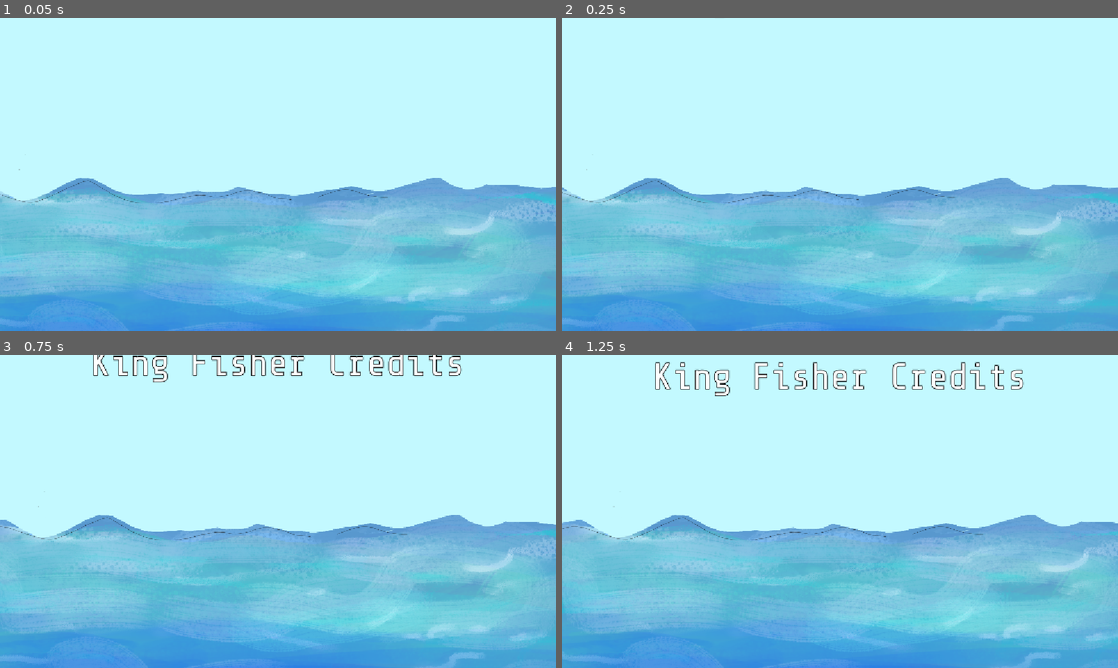
Above: before the commit, frames 1-4 (two rows, left to right).
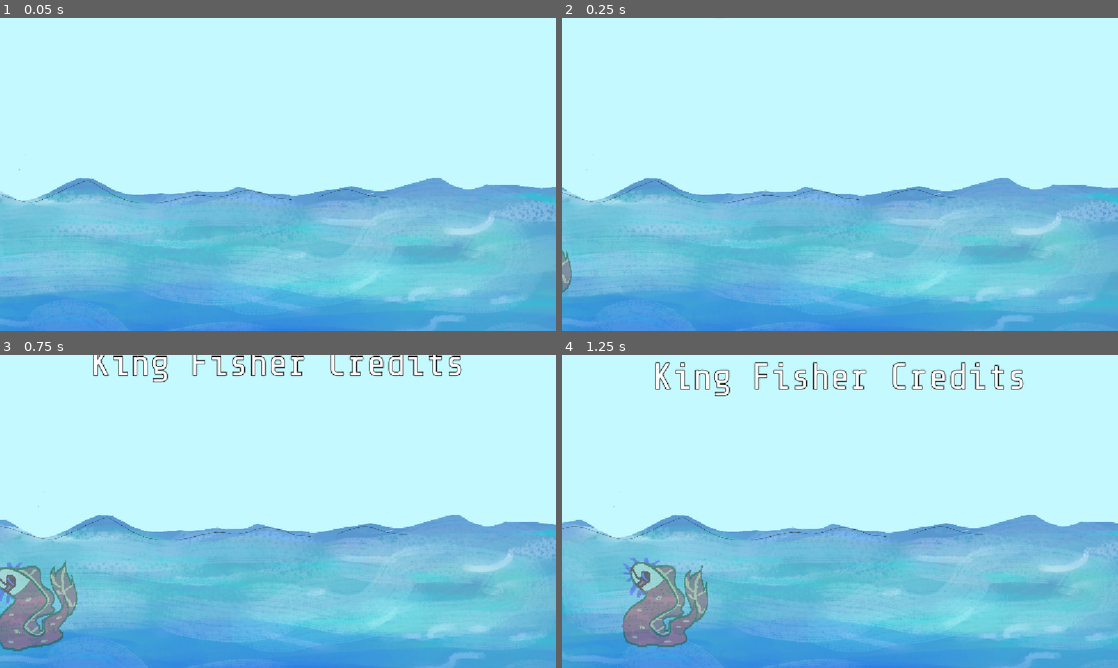
Above: after the commit, the same moments.

Repository: gmuGADIG/King-Fisher
Game: Godot game, scene res://ui/credits/credits.tscn
Same seed, same stepped clock (60 frames per second), same inputs: the game is played once before the commit and once after it. This scene is started directly instead of the project's main scene. The engine's default icon, where the game draws it, is replaced by a stand-in: a white triangle on a blue panel in a dark square. Sound files missing from this copy of the repository are replaced by a short silence.
Inputs (mouse positions are in pixels of both pictures, inside the frame that each line leads up to):
- Up to frame 1 (0.05 s): no input
- Up to frame 2 (0.25 s): no input
- Up to frame 3 (0.75 s): tap Enter (test1) at 0.5 s; move the mouse to (400, 495) at 0.52 s; hold Right from 0.53 s (still down); hold = (add_fish) from 0.53 s (still down); click (400, 495) at 0.67 s
- Up to frame 4 (1.25 s): keep holding Right; keep holding = (add_fish); tap Space (jump) at 0.77 s

Frame 1 is identical in both runs. In frame 2, 0.2% of the frame differs, in the area x 0-2%, y 74-88%; in frame 3, 3.0%; in frame 4, 3.1%, in the area x 10-27%, y 64-94%.

Commit message:
Fish Swim across bottom

Diff:
--- a/ui/credits/credits.gd
+++ b/ui/credits/credits.gd
@@ -58,6 +58,7 @@
 func _on_credits_timer_timeout() -> void:
 	print("AAA")
 	generate_next_credits_group()
+	$Fish.play_animation()
 
 
 
@@ -121,3 +122,8 @@
 	new_credit_text.label.text = credit_data.text
 	new_credit_text.label.add_theme_font_size_override("font_size",credit_data.get_font_size())
 	return new_credit_text
+
+
+func _on_letter_killer_body_exited(body: Node2D) -> void:
+	if body is LetterRigid:
+		body.queue_free()
--- a/ui/credits/credits.tscn
+++ b/ui/credits/credits.tscn
@@ -3,24 +3,221 @@
 [ext_resource type="Script" uid="uid://dt4ctryx0tnjv" path="res://ui/credits/credits.gd" id="2_2n5wy"]
 [ext_resource type="Texture2D" uid="uid://cgmnrkikdntxe" path="res://ui/main_menu/water.png" id="3_nnsry"]
 [ext_resource type="Texture2D" uid="uid://b6n11x0s76aku" path="res://ui/main_menu/water_mask.png" id="3_rqgi2"]
+[ext_resource type="Script" uid="uid://bsxh1ygocmur4" path="res://ui/credits/credits_fish.gd" id="5_cva3t"]
 [ext_resource type="PackedScene" uid="uid://bqbkr71lpmjur" path="res://ui/credits/credits_text.tscn" id="5_sunqn"]
+[ext_resource type="Texture2D" uid="uid://c4qlso8ydaqiw" path="res://fish/sprites/fish_with_legs.png" id="5_xwmn8"]
+[ext_resource type="Texture2D" uid="uid://oteep0k5625r" path="res://fish/sprites/angel_devil_fish.png" id="6_f3hvk"]
+[ext_resource type="Texture2D" uid="uid://cqn3l6kuh6pd5" path="res://fish/sprites/angle_r_fish.png" id="7_l2ser"]
+[ext_resource type="Texture2D" uid="uid://d3liw2xyaylh0" path="res://fish/sprites/bassilisk.png" id="8_hw7ch"]
+[ext_resource type="Texture2D" uid="uid://cn5jbi0l62nkx" path="res://fish/sprites/british_fish.png" id="9_rjkmi"]
+[ext_resource type="Texture2D" uid="uid://b4rohad6umqaw" path="res://fish/sprites/ceo_fish.png" id="10_e0q28"]
+[ext_resource type="Texture2D" uid="uid://cl0a24dcpl2sj" path="res://fish/sprites/emo_bass_fish.png" id="11_vd17t"]
+[ext_resource type="Texture2D" uid="uid://tm0h3rinwtna" path="res://fish/sprites/fish_seven.png" id="12_hiqgi"]
+[ext_resource type="Texture2D" uid="uid://cibo6ot84lbhy" path="res://fish/sprites/gold_fish.png" id="14_s0dn7"]
+[ext_resource type="Texture2D" uid="uid://boovw47fllxou" path="res://fish/sprites/lovers_fish.png" id="15_kaf7g"]
+[ext_resource type="Texture2D" uid="uid://cfvrqvxkee5e8" path="res://fish/sprites/man_o_war_fish.png" id="16_vawuj"]
+[ext_resource type="Texture2D" uid="uid://byhye7monr5cd" path="res://fish/sprites/moai_fish.png" id="17_sfjjl"]
+[ext_resource type="Texture2D" uid="uid://cnvc1vghj8m3c" path="res://fish/sprites/oh_my_cod.png" id="18_66dae"]
+[ext_resource type="Texture2D" uid="uid://dw7juwgm2naml" path="res://fish/sprites/patchwork_fish.png" id="19_os0pm"]
+[ext_resource type="Texture2D" uid="uid://dw2uts6pt27go" path="res://fish/sprites/performative_fish.png" id="20_oemtj"]
+[ext_resource type="Texture2D" uid="uid://b1qeg6yysxa10" path="res://fish/sprites/phishing_scam_fish.png" id="21_ocunf"]
+[ext_resource type="Texture2D" uid="uid://cv88mg5v4x720" path="res://fish/sprites/please_I_need_fish.png" id="22_vvfsr"]
+[ext_resource type="Texture2D" uid="uid://jkjmeo42kibj" path="res://fish/sprites/Sardines.png" id="23_qltlo"]
+[ext_resource type="Texture2D" uid="uid://ck3bm1irl43x2" path="res://fish/sprites/sasha_splash.png" id="24_kgj74"]
+[ext_resource type="Texture2D" uid="uid://c8okmb1osxprx" path="res://fish/sprites/shrimp_tempura_fish.png" id="25_to6bt"]
+[ext_resource type="Texture2D" uid="uid://buwht7m5hgjwk" path="res://fish/sprites/star_fish.png" id="26_v25wm"]
+[ext_resource type="Texture2D" uid="uid://bn1dbb1dcyhgq" path="res://fish/sprites/steven.png" id="27_hlhn3"]
+[ext_resource type="Texture2D" uid="uid://l0c300xxuqd7" path="res://fish/sprites/taiyaki_fish.png" id="28_nn4yr"]
+[ext_resource type="Texture2D" uid="uid://b3bw8cnuhe0cd" path="res://fish/sprites/the_quote_on_quote_fish_small.png" id="29_f3hvk"]
+[ext_resource type="Texture2D" uid="uid://cr2p50dgdofth" path="res://fish/sprites/thrasher_shark.png" id="30_httng"]
+[ext_resource type="Texture2D" uid="uid://cpyyr1mdaaplu" path="res://fish/sprites/trash_fish.png" id="31_6porp"]
+[ext_resource type="Texture2D" uid="uid://b7h3t6blafw7u" path="res://fish/sprites/your_name_fish.png" id="32_4bi7s"]
+[ext_resource type="Texture2D" uid="uid://dpvq5dvnt3ggo" path="res://fish/sprites/yuri_fish.png" id="33_hwh0u"]
+
+[sub_resource type="RectangleShape2D" id="RectangleShape2D_nnsry"]
+size = Vector2(1584, 352)
+
+[sub_resource type="RectangleShape2D" id="RectangleShape2D_rqgi2"]
+size = Vector2(1776, 1024)
+
+[sub_resource type="RectangleShape2D" id="RectangleShape2D_f3hvk"]
+size = Vector2(352, 408)
 
 [sub_resource type="Animation" id="Animation_ydyd3"]
 length = 0.001
-
-[sub_resource type="Animation" id="Animation_2n5wy"]
-resource_name = "credits"
-length = 30.0
-step = 30.0
+tracks/0/type = "value"
+tracks/0/imported = false
+tracks/0/enabled = true
+tracks/0/path = NodePath("Fish/Fish1:position:x")
+tracks/0/interp = 1
+tracks/0/loop_wrap = true
+tracks/0/keys = {
+"times": PackedFloat32Array(0),
+"transitions": PackedFloat32Array(1),
+"update": 1,
+"values": [912.0]
+}
+tracks/1/type = "value"
+tracks/1/imported = false
+tracks/1/enabled = true
+tracks/1/path = NodePath("Fish/Fish1:position:y")
+tracks/1/interp = 1
+tracks/1/loop_wrap = true
+tracks/1/keys = {
+"times": PackedFloat32Array(0),
+"transitions": PackedFloat32Array(1),
+"update": 1,
+"values": [200.0]
+}
+tracks/2/type = "value"
+tracks/2/imported = false
+tracks/2/enabled = true
+tracks/2/path = NodePath("Fish/Fish1:rotation")
+tracks/2/interp = 1
+tracks/2/loop_wrap = true
+tracks/2/keys = {
+"times": PackedFloat32Array(0),
+"transitions": PackedFloat32Array(1),
+"update": 0,
+"values": [0.0]
+}
+tracks/3/type = "value"
+tracks/3/imported = false
+tracks/3/enabled = true
+tracks/3/path = NodePath("Fish/Fish1:scale")
+tracks/3/interp = 1
+tracks/3/loop_wrap = true
+tracks/3/keys = {
+"times": PackedFloat32Array(0),
+"transitions": PackedFloat32Array(1),
+"update": 0,
+"values": [Vector2(0.5, 0.5)]
+}
+tracks/4/type = "value"
+tracks/4/imported = false
+tracks/4/enabled = true
+tracks/4/path = NodePath("Fish/Fish1:scale:x")
+tracks/4/interp = 1
+tracks/4/loop_wrap = true
+tracks/4/keys = {
+"times": PackedFloat32Array(0),
+"transitions": PackedFloat32Array(1),
+"update": 1,
+"values": [-0.5]
+}
+
+[sub_resource type="Animation" id="Animation_2d0lf"]
+resource_name = "fish_1"
+length = 5.0
+step = 0.5
+tracks/0/type = "value"
+tracks/0/imported = false
+tracks/0/enabled = true
+tracks/0/path = NodePath("Fish/Fish1:position:x")
+tracks/0/interp = 1
+tracks/0/loop_wrap = true
+tracks/0/keys = {
+"times": PackedFloat32Array(0, 5),
+"transitions": PackedFloat32Array(1, 1),
+"update": 0,
+"values": [912.0, -944.0]
+}
+tracks/1/type = "value"
+tracks/1/imported = false
+tracks/1/enabled = true
+tracks/1/path = NodePath("Fish/Fish1:position:y")
+tracks/1/interp = 2
+tracks/1/loop_wrap = true
+tracks/1/keys = {
+"times": PackedFloat32Array(0, 1, 2, 3, 4, 5),
+"transitions": PackedFloat32Array(1, 1, 1, 1, 1, 1),
+"update": 0,
+"values": [250.0, 300.0, 250.0, 300.0, 250.0, 300.0]
+}
+tracks/2/type = "value"
+tracks/2/imported = false
+tracks/2/enabled = true
+tracks/2/path = NodePath("Fish/Fish1:rotation")
+tracks/2/interp = 1
+tracks/2/loop_wrap = true
+tracks/2/keys = {
+"times": PackedFloat32Array(0, 0.5, 1, 1.5, 2, 2.5, 3, 3.5, 4, 4.5, 5),
+"transitions": PackedFloat32Array(1, 1, 1, 1, 1, 1, 1, 1, 1, 1, 1),
+"update": 0,
+"values": [0.0, -0.17453292519943295, 0.0, 0.17453292519943295, 0.0, -0.17453292519943295, 0.0, 0.17453292519943295, 0.0, -0.17453292519943295, 0.0]
+}
+tracks/3/type = "value"
+tracks/3/imported = false
+tracks/3/enabled = true
+tracks/3/path = NodePath("Fish/Fish1:scale:x")
+tracks/3/interp = 1
+tracks/3/loop_wrap = true
+tracks/3/keys = {
+"times": PackedFloat32Array(0),
+"transitions": PackedFloat32Array(1),
+"update": 1,
+"values": [0.5]
+}
+
+[sub_resource type="Animation" id="Animation_f3hvk"]
+resource_name = "fish_2"
+length = 5.0
+step = 0.5
+tracks/0/type = "value"
+tracks/0/imported = false
+tracks/0/enabled = true
+tracks/0/path = NodePath("Fish/Fish1:position:x")
+tracks/0/interp = 1
+tracks/0/loop_wrap = true
+tracks/0/keys = {
+"times": PackedFloat32Array(0, 5),
+"transitions": PackedFloat32Array(1, 1),
+"update": 0,
+"values": [-944.0, 912.0]
+}
+tracks/1/type = "value"
+tracks/1/imported = false
+tracks/1/enabled = true
+tracks/1/path = NodePath("Fish/Fish1:position:y")
+tracks/1/interp = 2
+tracks/1/loop_wrap = true
+tracks/1/keys = {
+"times": PackedFloat32Array(0, 1, 2, 3, 4, 5),
+"transitions": PackedFloat32Array(1, 1, 1, 1, 1, 1),
+"update": 0,
+"values": [300.0, 250.0, 300.0, 250.0, 300.0, 250.0]
+}
+tracks/2/type = "value"
+tracks/2/imported = false
+tracks/2/enabled = true
+tracks/2/path = NodePath("Fish/Fish1:rotation")
+tracks/2/interp = 1
+tracks/2/loop_wrap = true
+tracks/2/keys = {
+"times": PackedFloat32Array(0, 0.5, 1, 1.5, 2, 2.5, 3, 3.5, 4, 4.5, 5),
+"transitions": PackedFloat32Array(1, 1, 1, 1, 1, 1, 1, 1, 1, 1, 1),
+"update": 0,
+"values": [0.0, -0.17453292519943295, 0.0, 0.17453292519943295, 0.0, -0.17453292519943295, 0.0, 0.17453292519943295, 0.0, -0.17453292519943295, 0.0]
+}
+tracks/3/type = "value"
+tracks/3/imported = false
+tracks/3/enabled = true
+tracks/3/path = NodePath("Fish/Fish1:scale")
+tracks/3/interp = 1
+tracks/3/loop_wrap = true
+tracks/3/keys = {
+"times": PackedFloat32Array(0),
+"transitions": PackedFloat32Array(1),
+"update": 0,
+"values": [Vector2(-0.5, 0.5)]
+}
 
 [sub_resource type="AnimationLibrary" id="AnimationLibrary_nnsry"]
 _data = {
 &"RESET": SubResource("Animation_ydyd3"),
-&"credits": SubResource("Animation_2n5wy")
-}
-
-[sub_resource type="RectangleShape2D" id="RectangleShape2D_nnsry"]
-size = Vector2(1584, 352)
+&"fish_1": SubResource("Animation_2d0lf"),
+&"fish_2": SubResource("Animation_f3hvk")
+}
 
 [node name="Credits" type="Node2D" unique_id=1309332414]
 script = ExtResource("2_2n5wy")
@@ -160,27 +357,18 @@
 z_index = 5
 texture = ExtResource("3_rqgi2")
 
-[node name="CreditsAnimation" type="AnimationPlayer" parent="." unique_id=440540596]
-libraries/ = SubResource("AnimationLibrary_nnsry")
-
-[node name="Area2D" type="Area2D" parent="." unique_id=1791435739]
+[node name="WaterForce" type="Area2D" parent="." unique_id=1791435739]
 position = Vector2(0, 272)
 gravity_space_override = 1
-gravity_point_center = Vector2(1, 0)
-gravity_direction = Vector2(1, 0)
-gravity = 800.0
+gravity_point_center = Vector2(1, -0.7)
+gravity_direction = Vector2(1, -0.7)
+gravity = 600.0
 linear_damp_space_override = 1
-linear_damp = 10.0
-
-[node name="CollisionShape2D" type="CollisionShape2D" parent="Area2D" unique_id=631088147]
+linear_damp = 5.0
+angular_damp_space_override = 1
+
+[node name="CollisionShape2D" type="CollisionShape2D" parent="WaterForce" unique_id=631088147]
 shape = SubResource("RectangleShape2D_nnsry")
-
-[node name="TextureRect" type="TextureRect" parent="." unique_id=676974155]
-visible = false
-self_modulate = Color(1, 1, 1, 0.5882353)
-offset_right = 40.0
-offset_bottom = 40.0
-texture = ExtResource("3_nnsry")
 
 [node name="Camera2D" type="Camera2D" parent="." unique_id=1757121054]
 zoom = Vector2(0.755, 0.755)
@@ -193,4 +381,28 @@
 
 [node name="CreditsTimer" type="Timer" parent="." unique_id=777950620]
 
+[node name="LetterKiller" type="Area2D" parent="." unique_id=1717483155]
+
+[node name="CollisionShape2D" type="CollisionShape2D" parent="LetterKiller" unique_id=479112203]
+shape = SubResource("RectangleShape2D_rqgi2")
+debug_color = Color(0, 0.6, 0.69803923, 0)
+
+[node name="Fish" type="Node2D" parent="." unique_id=536657686]
+script = ExtResource("5_cva3t")
+fish_textures = Array[Texture]([ExtResource("6_f3hvk"), ExtResource("7_l2ser"), ExtResource("8_hw7ch"), ExtResource("9_rjkmi"), ExtResource("10_e0q28"), ExtResource("11_vd17t"), ExtResource("12_hiqgi"), ExtResource("5_xwmn8"), ExtResource("14_s0dn7"), ExtResource("15_kaf7g"), ExtResource("16_vawuj"), ExtResource("17_sfjjl"), ExtResource("18_66dae"), ExtResource("19_os0pm"), ExtResource("20_oemtj"), ExtResource("21_ocunf"), ExtResource("22_vvfsr"), ExtResource("23_qltlo"), ExtResource("24_kgj74"), ExtResource("25_to6bt"), ExtResource("26_v25wm"), ExtResource("27_hlhn3"), ExtResource("28_nn4yr"), ExtResource("29_f3hvk"), ExtResource("30_httng"), ExtResource("31_6porp"), ExtResource("32_4bi7s"), ExtResource("33_hwh0u")])
+
+[node name="Fish1" type="Sprite2D" parent="Fish" unique_id=1567313553]
+position = Vector2(912, 200)
+scale = Vector2(0.5, 0.5)
+texture = ExtResource("5_xwmn8")
+
+[node name="CollisionShape2D" type="CollisionShape2D" parent="Fish/Fish1" unique_id=187567200]
+shape = SubResource("RectangleShape2D_f3hvk")
+
+[node name="FishAnimation" type="AnimationPlayer" parent="Fish" unique_id=440540596]
+root_node = NodePath("../..")
+libraries/ = SubResource("AnimationLibrary_nnsry")
+
 [connection signal="timeout" from="CreditsTimer" to="." method="_on_credits_timer_timeout"]
+[connection signal="body_exited" from="LetterKiller" to="." method="_on_letter_killer_body_exited"]
+[connection signal="animation_finished" from="Fish/FishAnimation" to="Fish" method="_on_animation_finished"]
--- /dev/null
+++ b/ui/credits/credits_fish.gd
@@ -0,0 +1,24 @@
+extends Node2D
+
+@export var fish_textures : Array[Texture]
+
+@onready var animation_list : PackedStringArray = $FishAnimation.get_animation_list()
+# Called when the node enters the scene tree for the first time.
+func _ready() -> void:
+	pass
+
+
+# Called every frame. 'delta' is the elapsed time since the previous frame.
+func _process(delta: float) -> void:
+	pass
+
+func play_animation() -> void:
+	print("playing!!")
+	$Fish1.texture = fish_textures.pick_random()
+	print($Fish1.texture.resource_path)
+	$FishAnimation.play(animation_list[randi_range(1,animation_list.size()-1)])
+
+func _on_animation_finished(anim_name: StringName) -> void:
+	pass
+	#$Fish1.texture = fish_textures.pick_random()
+	#$FishAnimation.play(animation_list[randi_range(0,animation_list.size()-1)])
Binary file added: fish/sprites/the_quote_on_quote_fish_small.png
Not shown, added: fish/sprites/the_quote_on_quote_fish_small.png.import
Not shown, added: ui/credits/credits_fish.gd.uid
